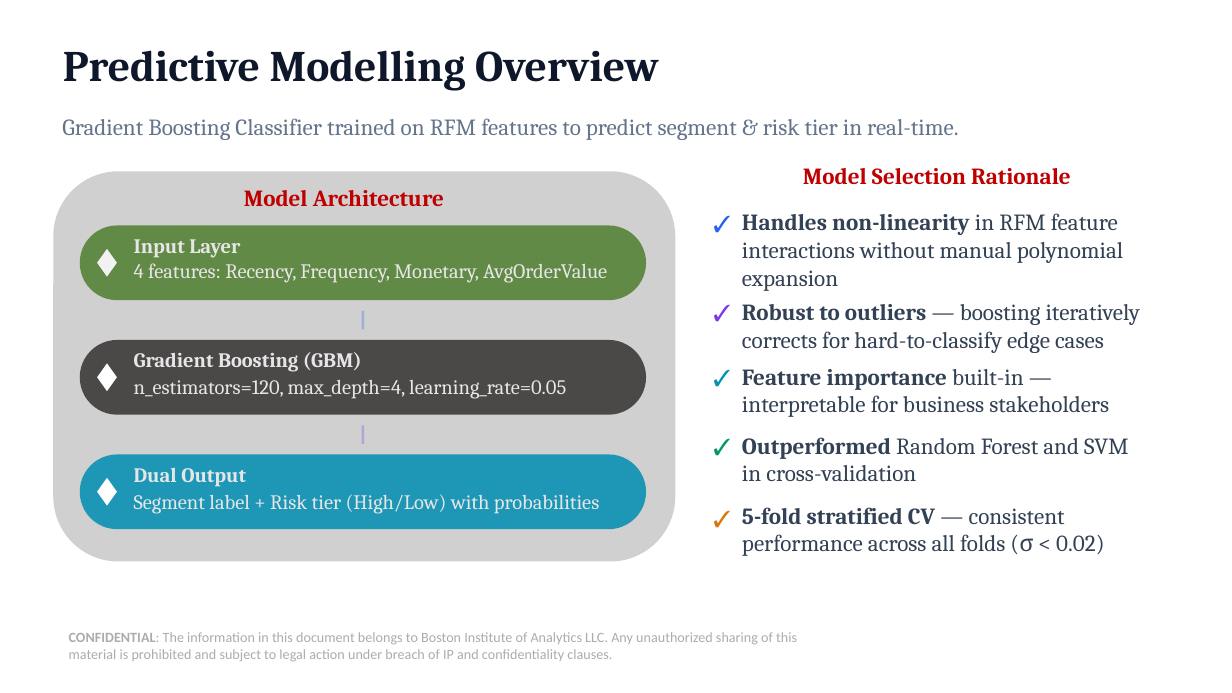
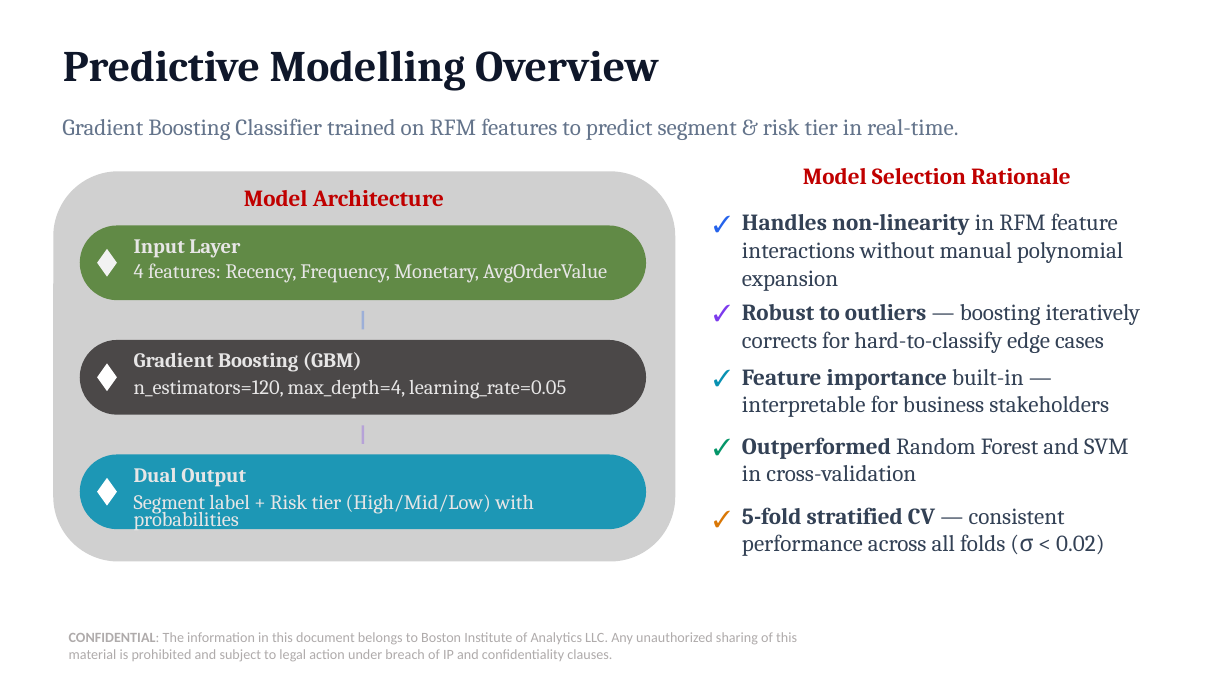
Before and after one commit to Tusharnalawade11/Ecom-Customer-Segregation, a slide deck: slide 7 of presentation/Tushar_Nalawade_Capstone_Project.pptx. Drawn at 1232x693 pixels with LibreOffice and Linux fonts; fonts in the diff are those of the drawing; grey boxes stand for pictures; background and template pictures are left out. Boxes give left, top, right and bottom in pixels: in the first picture for what was removed or moved away, otherwise in the second. Text is boxed around its words. In the diff, an @@ line names an element or a change of style, - is before the commit and + after.

```diff
--- a/presentation/Tushar_Nalawade_Capstone_Project.pptx
+++ b/presentation/Tushar_Nalawade_Capstone_Project.pptx
@@ text at (x1=134, y1=494, x2=534, y2=532): text changed @@
-Segment label + Risk tier (High/Low) with probabilities
+Segment label + Risk tier (High/Mid/Low) with probabilities
```
Also in this commit, not shown: 3 other slides changed, 11 other files.
